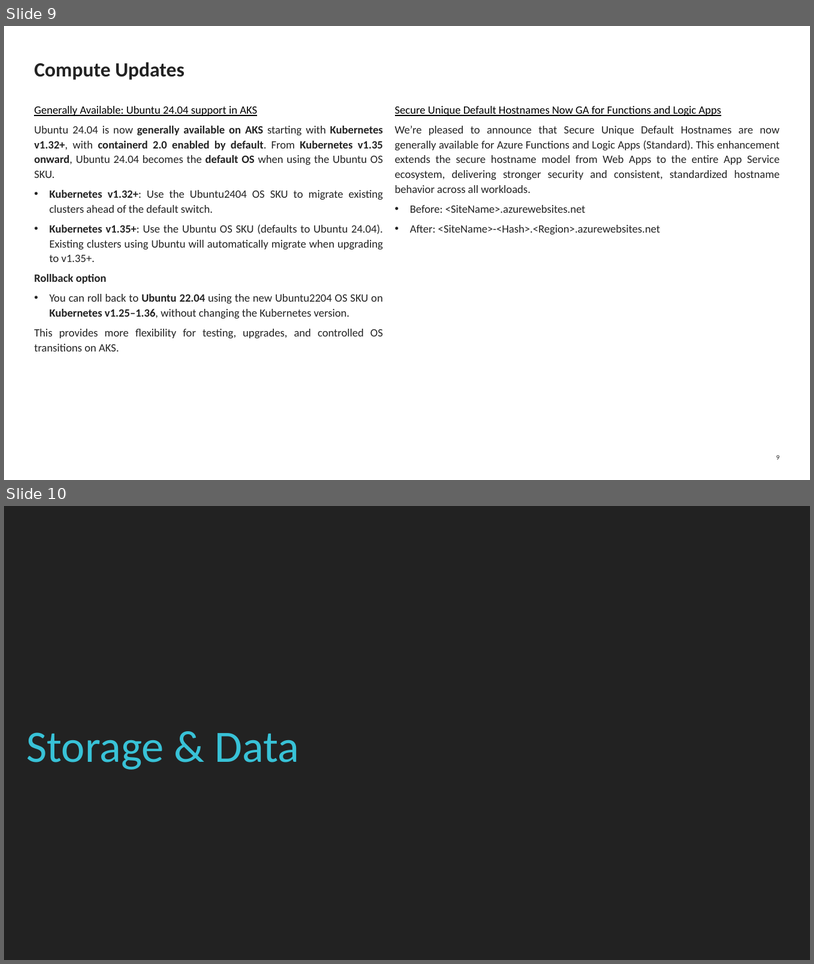
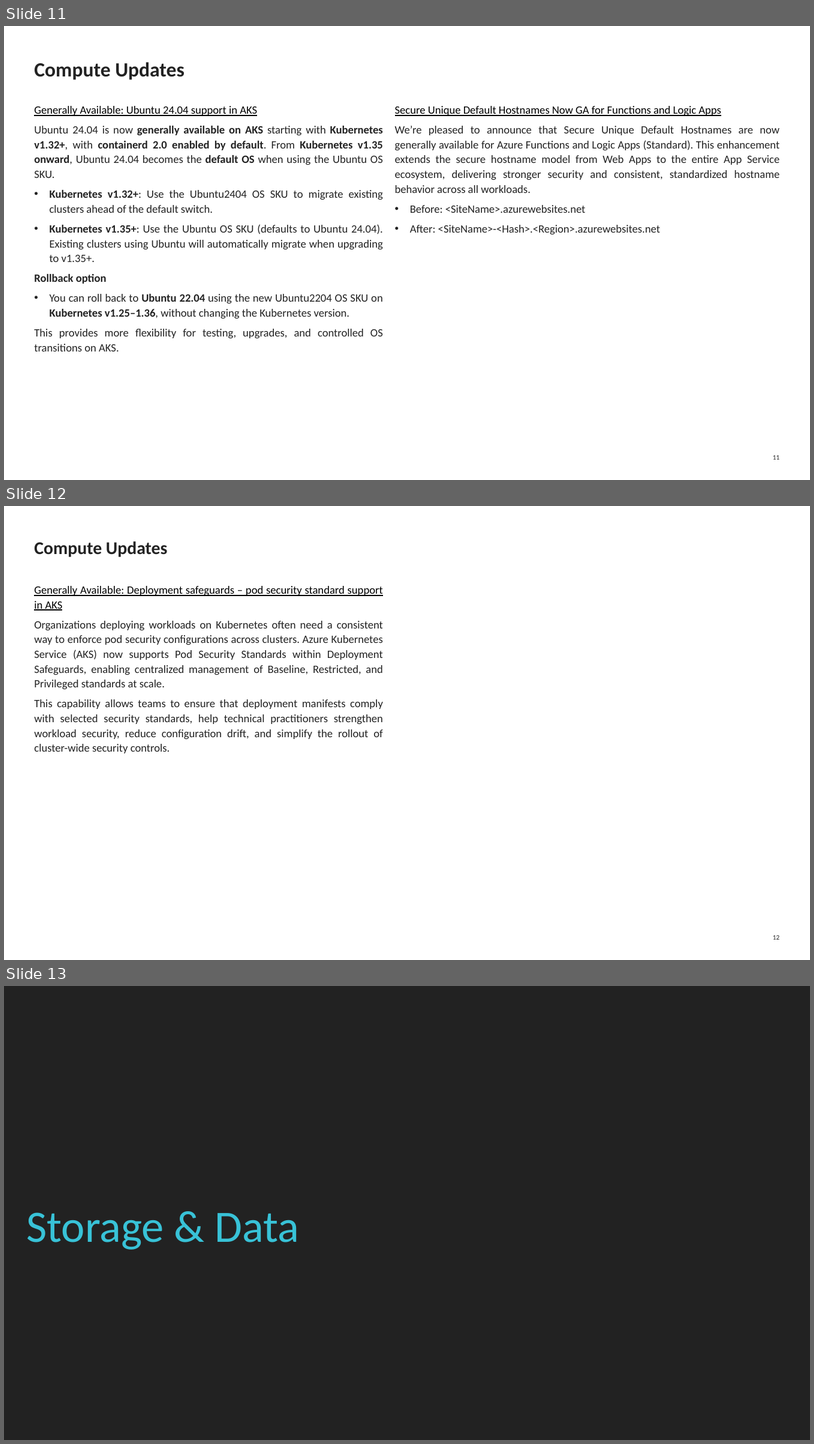
Before and after one commit to azureTimes/meetups, a slide deck: 00_presentation/2026/azureTimes190/AzureTimes_190.pptx. Shown one above the other, each under a label of ours: slides 9 and 10 before the commit, slides 11, 12 and 13 after it. The pictures are 814x964 and 814x1444 pixels, drawn with LibreOffice and Linux fonts; fonts in the diff are those of the drawing. Boxes give left, top, right and bottom in pixels: in the first picture for what was removed or moved away, otherwise in the second. Text is boxed around its words. In the diff, an @@ line names an element or a change of style, - is before the commit and + after.

Commit message:
Azure Times 190

```diff
--- a/00_presentation/2026/azureTimes190/AzureTimes_190.pptx
+++ b/00_presentation/2026/azureTimes190/AzureTimes_190.pptx
@@ slide 12 added at (4,506,810,960), background #FFFFFF; not listed: 1 template element that a slide beside it also shows @@
@@ title added at (34,541,168,557), 16 pt, text #222222, bold @@
+Compute Updates
@@ text added at (34,586,383,753), 10 pt, text #222222 @@
+Generally Available: Deployment safeguards – pod security standard support in AKS
+Organizations deploying workloads on Kubernetes often need a consistent way to enforce pod security configurations across clusters. Azure Kubernetes Service (AKS) now supports Pod Security Standards within Deployment Safeguards, enabling centralized management of Baseline, Restricted, and Privileged standards at scale.
+This capability allows teams to ensure that deployment manifests comply with selected security standards, help technical practitioners strengthen workload security, reduce configuration drift, and simplify the rollout of cluster-wide security controls.
@@ what was slide 9 is now slide 11 @@
@@ page number at (773,455,780,459): text changed @@
-9
+11
@@ what was slide 10 is now slide 13 @@
```
Also in this commit, not shown: 2 slides changed, 5 other slides added.
